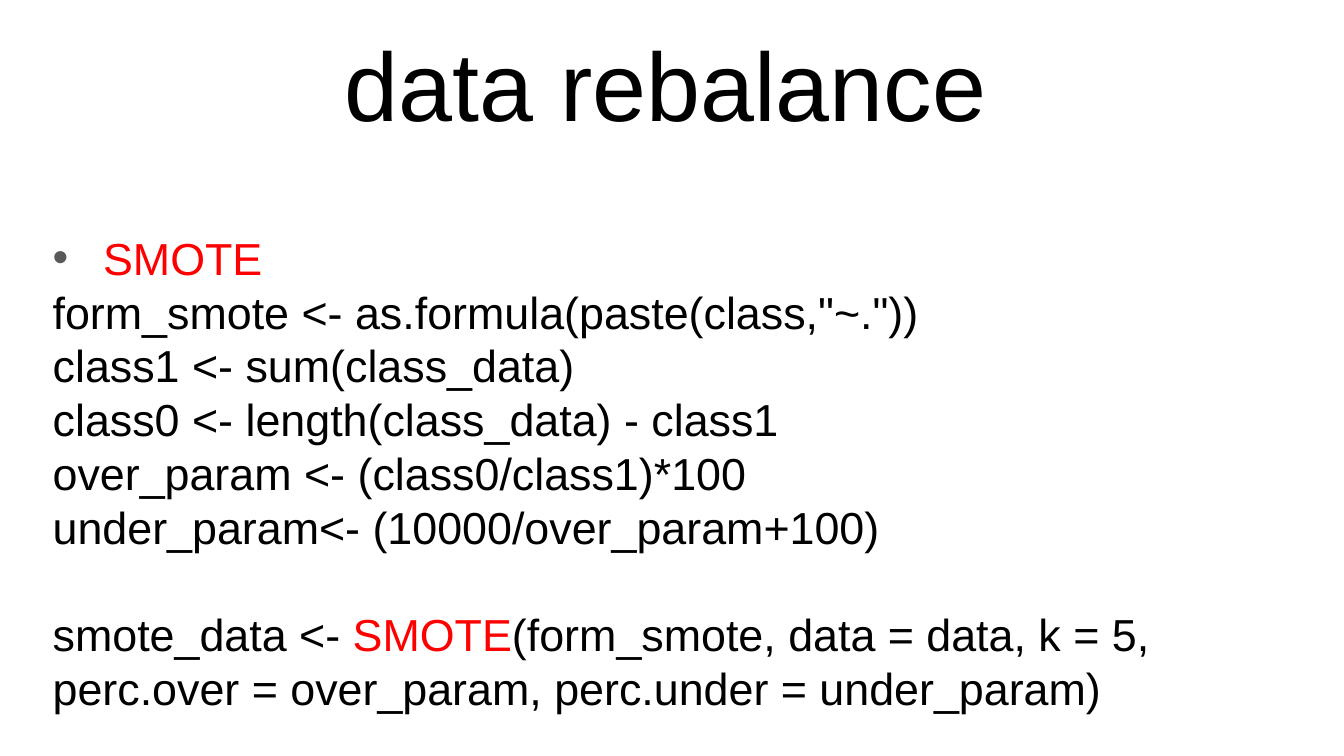
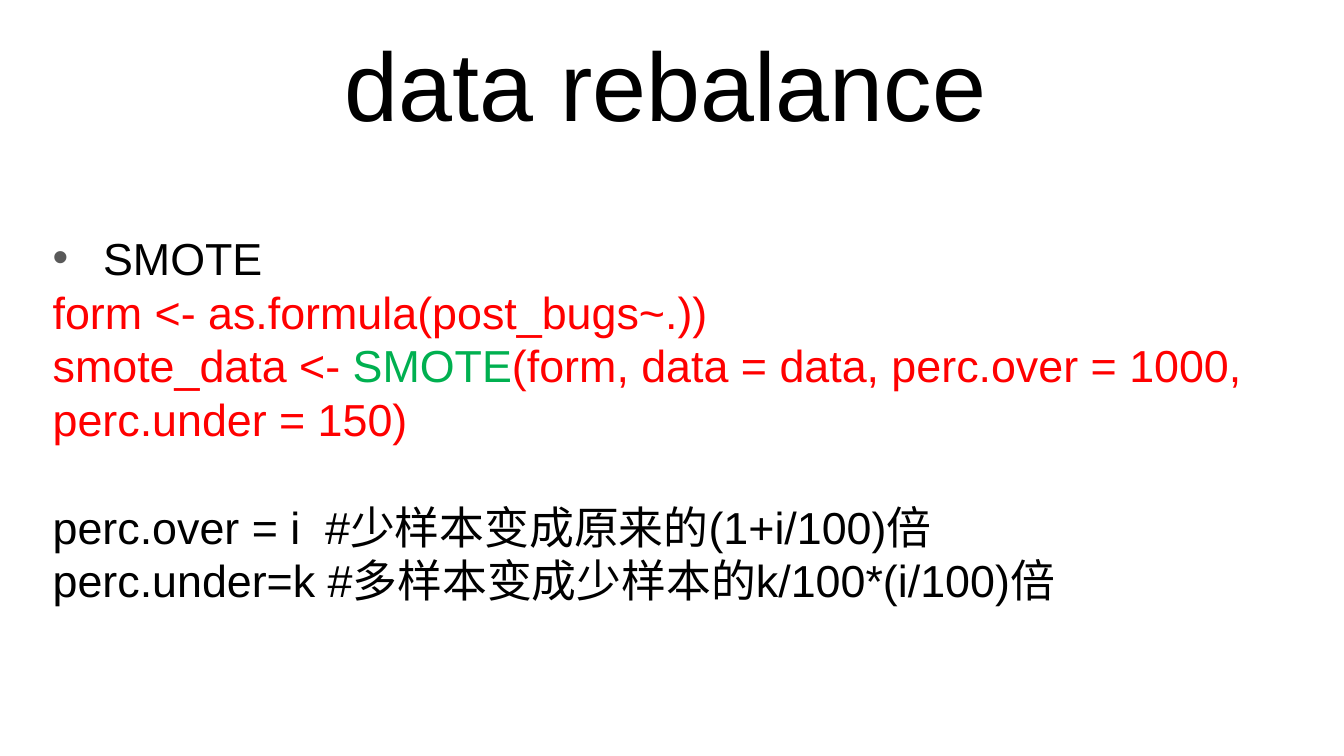
Before and after one commit to jinfuchen/R-model, a slide deck: slide 28 of R model.pptx (slide 23 before the commit). Drawn at 1344x756 pixels with LibreOffice and Linux fonts; fonts in the diff are those of the drawing. Boxes give left, top, right and bottom in pixels: in the first picture for what was removed or moved away, otherwise in the second. Text is boxed around its words. In the diff, an @@ line names an element or a change of style, - is before the commit and + after.

```diff
--- a/R model.pptx
+++ b/R model.pptx
@@ subtitle at bbox=[103, 243, 262, 276]: text colour #FF0000 to #000000 in "SMOTE" @@
@@ subtitle at bbox=[53, 296, 1241, 606]: text changed; text colour #000000 to #FF0000 @@
-form_smote <- as.formula(paste(class,"~."))
-class1 <- sum(class_data)
-class0 <- length(class_data) - class1
-over_param <- (class0/class1)*100
-under_param<- (10000/over_param+100)
-smote_data <- SMOTE(form_smote, data = data, k = 5, perc.over = over_param, perc.under = under_param)
+form <- as.formula(post_bugs~.))
+smote_data <- SMOTE(form, data = data, perc.over = 1000, perc.under = 150)
+perc.over = i #少样本变成原来的(1+i/100)倍
+perc.under=k #多样本变成少样本的k/100*(i/100)倍
```
Also in this commit, not shown: 12 other slides changed, 5 slides added, 1 other file.
